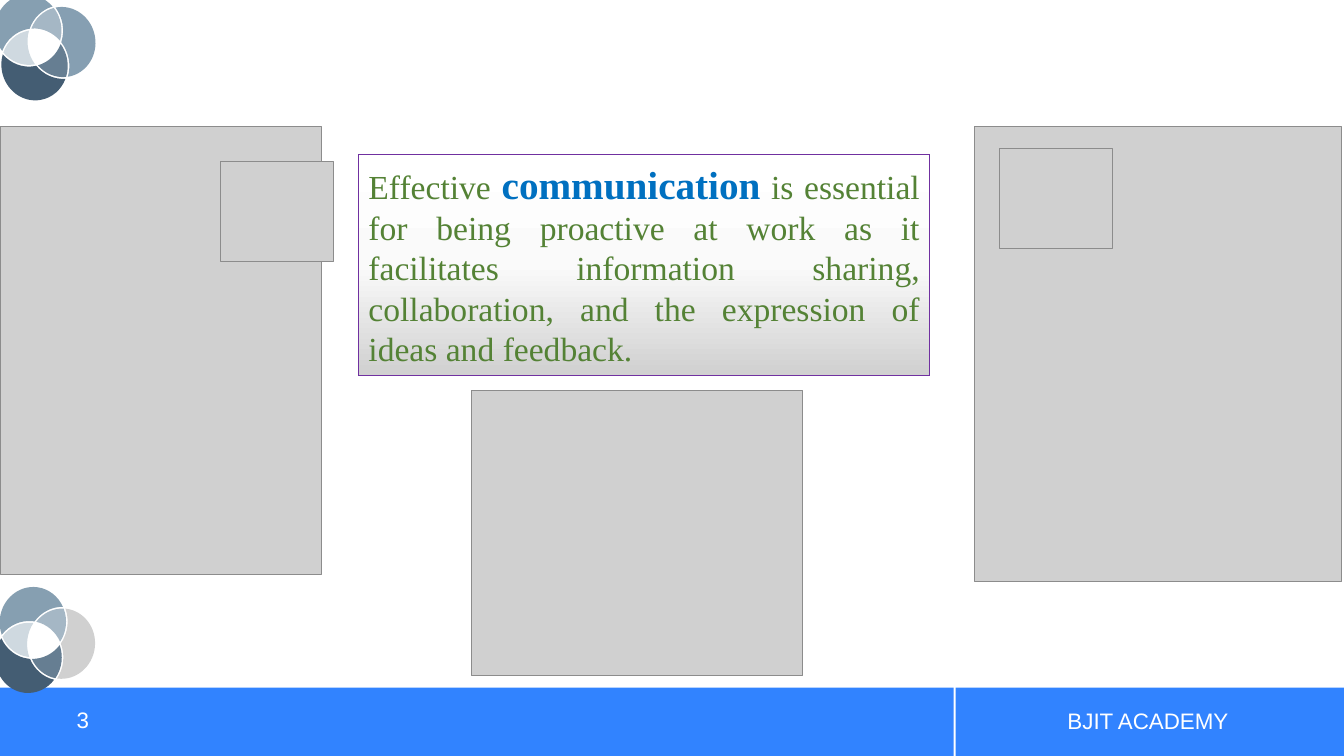
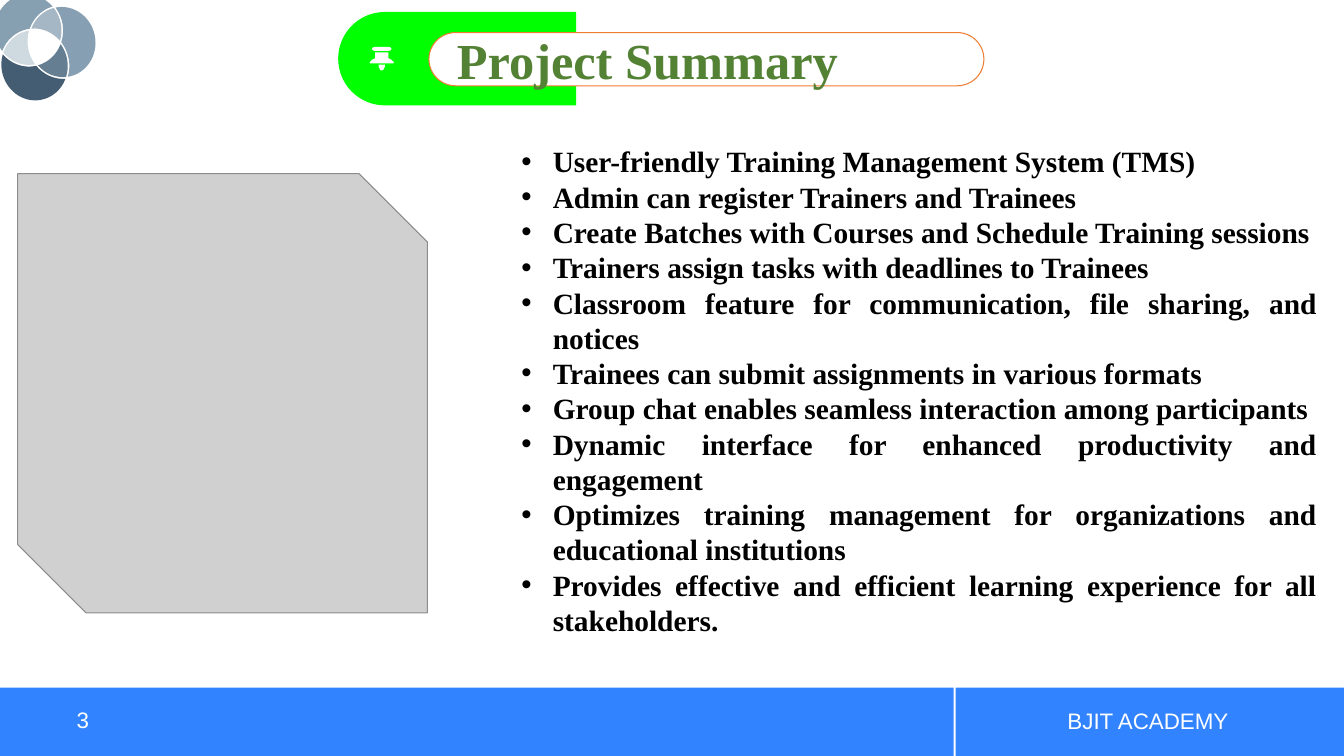
Before and after one commit to taslimbjit/TMS, a slide deck: slide 3 of TMS.pptx. Drawn at 1344x756 pixels with LibreOffice and Linux fonts; fonts in the diff are those of the drawing; grey boxes stand for pictures; background and template pictures are left out. Boxes give left, top, right and bottom in pixels: in the first picture for what was removed or moved away, otherwise in the second. Text is boxed around its words. In the diff, an @@ line names an element or a change of style, - is before the commit and + after.

```diff
--- a/TMS.pptx
+++ b/TMS.pptx
@@ round same rect added at bbox=[335, 14, 580, 104], fill #00FF00 @@
@@ freeform shape added at bbox=[370, 52, 394, 64], fill #FFFFFF @@
@@ freeform shape added at bbox=[372, 46, 391, 50], fill #FFFFFF @@
@@ rounded rectangle added at bbox=[430, 32, 985, 86], fill #FFFFFF, outline #ED7D31 0.75 pt, 36 pt, text #548235, bold @@
+Project Summary
@@ freeform shape added at bbox=[379, 65, 385, 71], fill #FFFFFF @@
@@ picture removed at bbox=[975, 127, 1343, 582] @@
@@ picture removed at bbox=[999, 148, 1112, 248] @@
@@ picture: place and size @@
-picture at bbox=[0, 127, 322, 575]
+picture at bbox=[18, 173, 429, 613]
@@ picture removed at bbox=[221, 161, 334, 261] @@
@@ rectangle removed at bbox=[359, 155, 931, 376] @@
-Effective communication is essential for being proactive at work as it facilitates information sharing, collaboration, and the expression of ideas and feedback.
@@ text added at bbox=[553, 151, 1316, 632], 21 pt, text #000000, bold @@
+• User-friendly Training Management System (TMS)
+• Admin can register Trainers and Trainees
+• Create Batches with Courses and Schedule Training sessions
+• Trainers assign tasks with deadlines to Trainees
+• Classroom feature for communication, file sharing, and notices
+• Trainees can submit assignments in various formats
+• Group chat enables seamless interaction among participants
+• Dynamic interface for enhanced productivity and engagement
+• Optimizes training management for organizations and educational institutions
+• Provides effective and efficient learning experience for all stakeholders.
@@ picture removed at bbox=[472, 390, 804, 676] @@
@@ group removed at bbox=[0, 583, 99, 696]: 5 freeform shapes, 1 picture @@
```
Also in this commit, not shown: 3 other slides changed, 9 other files.
